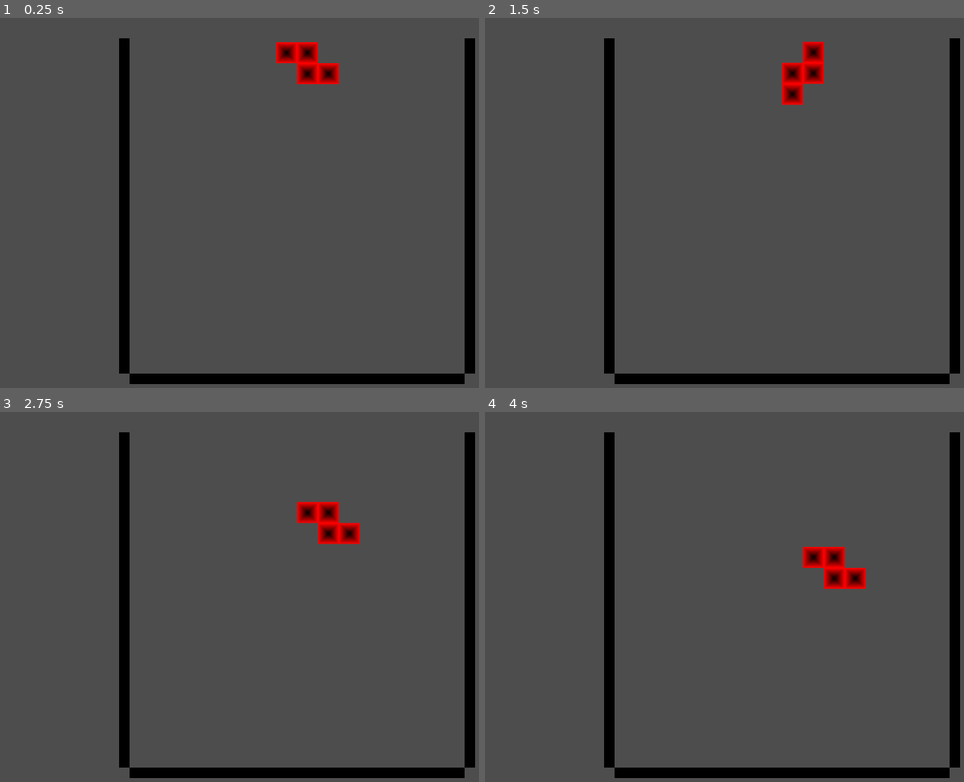
Above: before the commit, frames 1-4 (two rows, left to right).
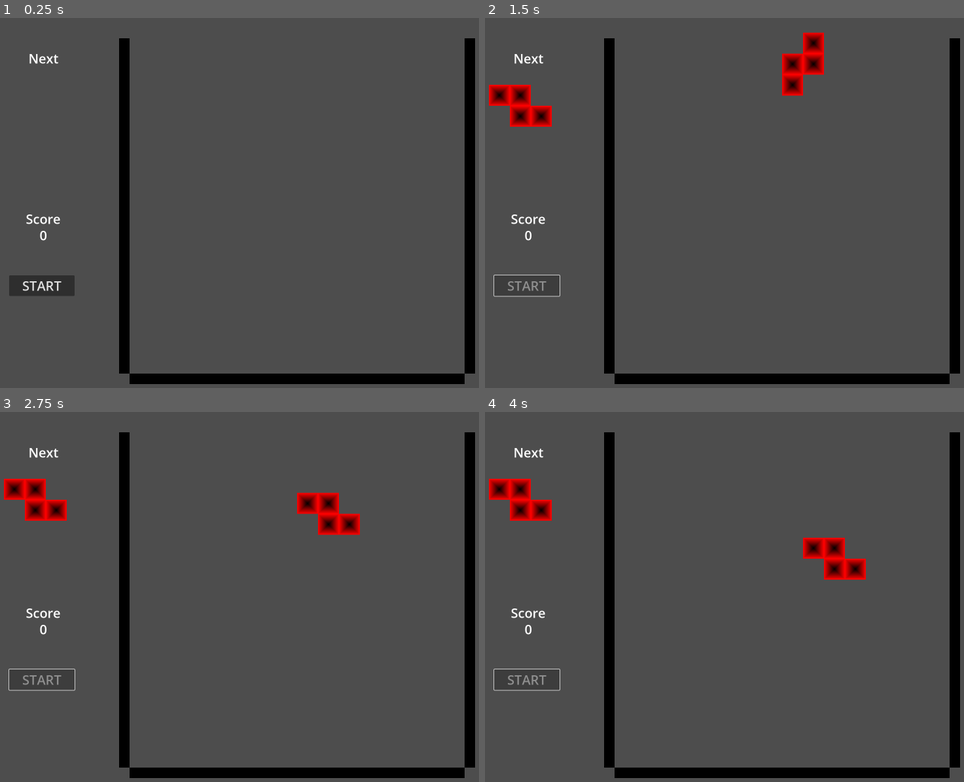
Above: after the commit, the same moments.

Repository: tmielcarz/godot-tetris
Game: Godot game, scene res://main.tscn
Two runs of this game, one before a commit and one after it. Both use one fixed random seed, a clock stepped at 60 frames per second and the inputs below.
Inputs (mouse positions are in pixels of both pictures, inside the frame that each line leads up to):
- Up to frame 1 (0.25 s): no input
- Up to frame 2 (1.5 s): click (528, 284) at 0.5 s, where only the run after the commit has a clickable "START"; hold Right (move_right) from 1.28 s (still down); tap Up (rotate) at 1.35 s
- Up to frame 3 (2.75 s): release Right (move_right) at 2.03 s; hold Down (move_down) from 2.03 s (still down); tap Up (rotate) at 2.1 s
- Up to frame 4 (4 s): release Down (move_down) at 2.78 s; hold Right (move_right) from 2.78 s (still down); tap Up (rotate) at 2.85, 3.6 s

The runs differ from the first frame. In frame 1, 1.9% of the frame differs, in the area x 1-71%, y 6-76%; in frame 2, 2.3%; in frame 3, 2.4%, in the area x 0-76%, y 9-76%; in frame 4, 2.4%.

Commit message:
HUD

Diff:
--- a/board.gd
+++ b/board.gd
@@ -20,8 +20,11 @@
 	blocks.append(l_block_left)
 	blocks.append(z_block_left)
 	blocks.append(i_block)
+
+func start_level():
 	_prepare_locked_segments()
 	_create_new_block()
+	_activate_next_block()
 
 func _prepare_locked_segments():
 	for i in range(16):
@@ -43,7 +46,7 @@
 			count += value
 		if count == 16:
 			_remove_filled_line(i)
-			line_removed.emit()
+			line_removed.emit() # TODO dodac punkty, wywolac animacje
 
 func _move_locked_segments(line):
 	var found = false
@@ -84,11 +87,18 @@
 			line += value
 		print(line)
 
-func _create_new_block():
-	current_block = blocks[randi_range(0, blocks.size() - 1)].instantiate()
+func _activate_next_block():
+	current_block = next_block
 	current_block.position = Vector2(32, -992)
 	current_block.connect("block_locked", _on_block_locked)
-	add_child(current_block)
+	current_block.locked = false
+	_create_new_block()
+
+func _create_new_block():
+	next_block = blocks[randi_range(0, blocks.size() - 1)].instantiate()
+	next_block.position = Vector2(-800, -850)
+	next_block.locked = true
+	add_child(next_block)
 
 func _on_block_locked():
 	for segment in current_block.segments:
@@ -104,7 +114,8 @@
 	while _update_board(): pass
 	# _print_locked_segments()
 
-	_create_new_block()
+	# TODO wyzwalane sygnalem po zakonczeniu animacji
+	_activate_next_block()
 
 # Called every frame. 'delta' is the elapsed time since the previous frame.
 func _process(_delta):
--- /dev/null
+++ b/hud.gd
@@ -0,0 +1,19 @@
+extends CanvasLayer
+
+signal start_game
+
+# Called when the node enters the scene tree for the first time.
+func _ready():
+	pass # Replace with function body.
+
+
+# Called every frame. 'delta' is the elapsed time since the previous frame.
+func _process(delta):
+	pass
+
+func update_score(score):
+	$ScoreValue.text = str(score)
+
+func _on_start_button_pressed():
+	$StartButton.disabled = true
+	start_game.emit()
--- /dev/null
+++ b/hud.tscn
@@ -0,0 +1,40 @@
+[gd_scene load_steps=2 format=3 uid="uid://co2wsjk020yrv"]
+
+[ext_resource type="Script" path="res://hud.gd" id="1_1dae4"]
+
+[node name="HUD" type="CanvasLayer"]
+script = ExtResource("1_1dae4")
+
+[node name="ScoreLabel" type="Label" parent="."]
+offset_top = 600.0
+offset_right = 450.0
+offset_bottom = 658.0
+theme_override_font_sizes/font_size = 40
+text = "Score"
+horizontal_alignment = 1
+
+[node name="ScoreValue" type="Label" parent="."]
+offset_top = 650.0
+offset_right = 450.0
+offset_bottom = 708.0
+theme_override_font_sizes/font_size = 40
+text = "0"
+horizontal_alignment = 1
+
+[node name="NextLabel" type="Label" parent="."]
+offset_top = 110.0
+offset_right = 450.0
+offset_bottom = 168.0
+theme_override_font_sizes/font_size = 40
+text = "Next"
+horizontal_alignment = 1
+
+[node name="StartButton" type="Button" parent="."]
+offset_left = 120.0
+offset_top = 800.0
+offset_right = 320.0
+offset_bottom = 863.0
+theme_override_font_sizes/font_size = 40
+text = "START"
+
+[connection signal="pressed" from="StartButton" to="." method="_on_start_button_pressed"]
--- /dev/null
+++ b/main.gd
@@ -0,0 +1,20 @@
+extends Node2D
+
+var score = 0
+
+# Called when the node enters the scene tree for the first time.
+func _ready():
+	pass # Replace with function body.
+
+
+# Called every frame. 'delta' is the elapsed time since the previous frame.
+func _process(delta):
+	pass
+
+func _on_board_line_removed():
+	score += 1
+	$HUD.update_score(score)
+
+
+func _on_hud_start_game():
+	$Board.start_level()
--- a/main.tscn
+++ b/main.tscn
@@ -1,8 +1,16 @@
-[gd_scene load_steps=2 format=3 uid="uid://bg16kdahjj30q"]
+[gd_scene load_steps=4 format=3 uid="uid://bg16kdahjj30q"]
 
 [ext_resource type="PackedScene" uid="uid://bv6jl0eqjak4n" path="res://board.tscn" id="1_qbscn"]
+[ext_resource type="Script" path="res://main.gd" id="1_tbdek"]
+[ext_resource type="PackedScene" uid="uid://co2wsjk020yrv" path="res://hud.tscn" id="2_gjj28"]
 
 [node name="Main" type="Node2D"]
+script = ExtResource("1_tbdek")
 
 [node name="Board" parent="." instance=ExtResource("1_qbscn")]
 position = Vector2(1000, 1100)
+
+[node name="HUD" parent="." instance=ExtResource("2_gjj28")]
+
+[connection signal="line_removed" from="Board" to="." method="_on_board_line_removed"]
+[connection signal="start_game" from="HUD" to="." method="_on_hud_start_game"]
